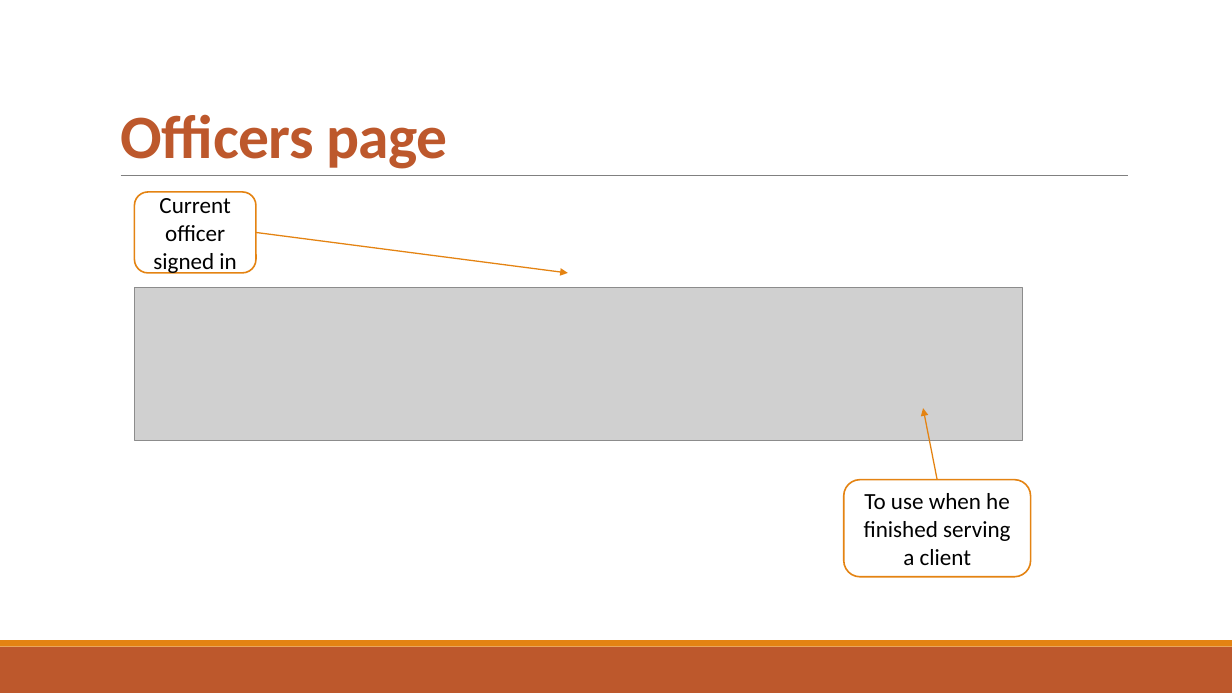
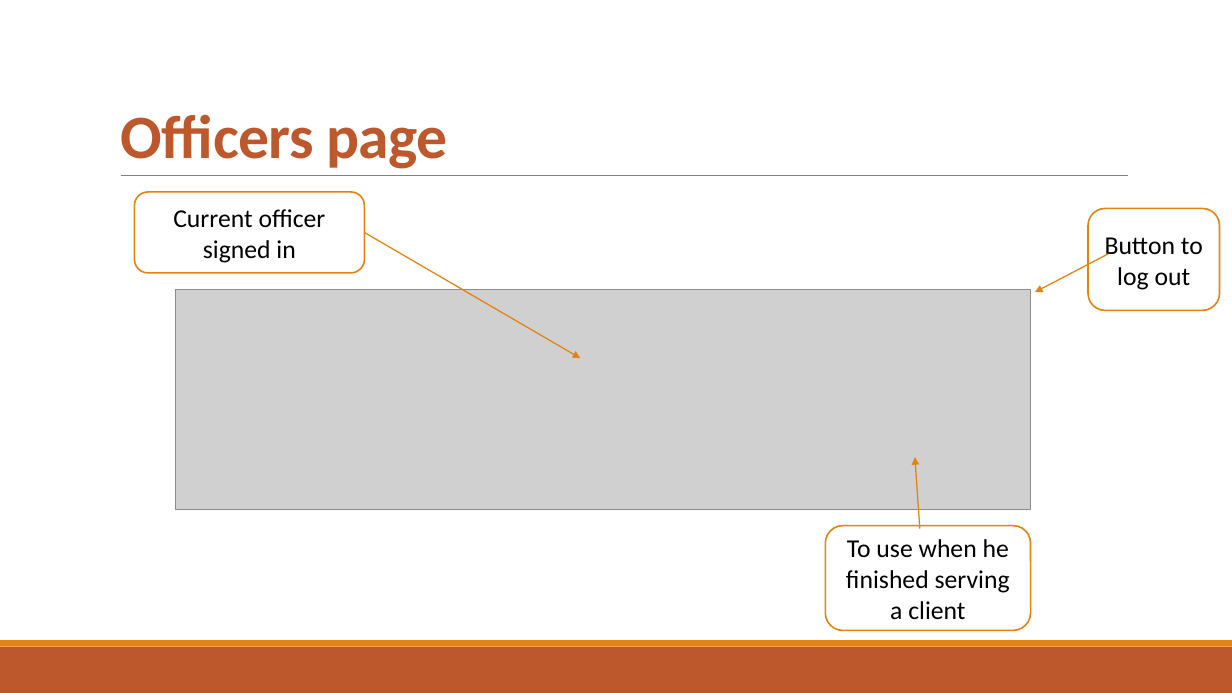
Before and after one commit to djemar/se2021-04-OfficeQueueManager, a slide deck: slide 11 of PresentationW1.pptx. Drawn at 1232x693 pixels with LibreOffice and Linux fonts; fonts in the diff are those of the drawing; grey boxes stand for pictures. Boxes give left, top, right and bottom in pixels: in the first picture for what was removed or moved away, otherwise in the second. Text is boxed around its words. In the diff, an @@ line names an element or a change of style, - is before the commit and + after.

```diff
--- a/PresentationW1.pptx
+++ b/PresentationW1.pptx
@@ rounded rectangle "Current officer signed in" at <box>134,192,364,274</box>: size 18 to 20 pt @@
@@ rounded rectangle "Current officer signed in": place and size @@
-rounded rectangle "Current officer signed in" at <box>134,192,256,274</box>
+rounded rectangle "Current officer signed in" at <box>134,192,364,274</box>
@@ rounded rectangle added at <box>1089,209,1220,311</box>, fill #FFFFFF, outline #E48312 1.25 pt, 20 pt, text #000000 @@
+Button to log out
@@ arrow moved from (256, 233) - (568, 273) to (364, 233) - (580, 359) @@
@@ arrow added from (1109, 254) to (1035, 292), #E48312 1 pt @@
@@ picture: place and size @@
-picture at <box>134,287,1022,440</box>
+picture at <box>176,289,1031,509</box>
@@ arrow moved from (937, 480) - (923, 409) to (920, 529) - (915, 457) @@
@@ rounded rectangle "To use when he finished ...": place and size @@
-rounded rectangle "To use when he finished ..." at <box>844,480,1031,577</box>
+rounded rectangle "To use when he finished ..." at <box>825,526,1031,630</box>
@@ rounded rectangle "To use when he finished ..." at <box>825,526,1031,630</box>: size 18 to 20 pt @@
```
Also in this commit, not shown: 9 other slides changed.
